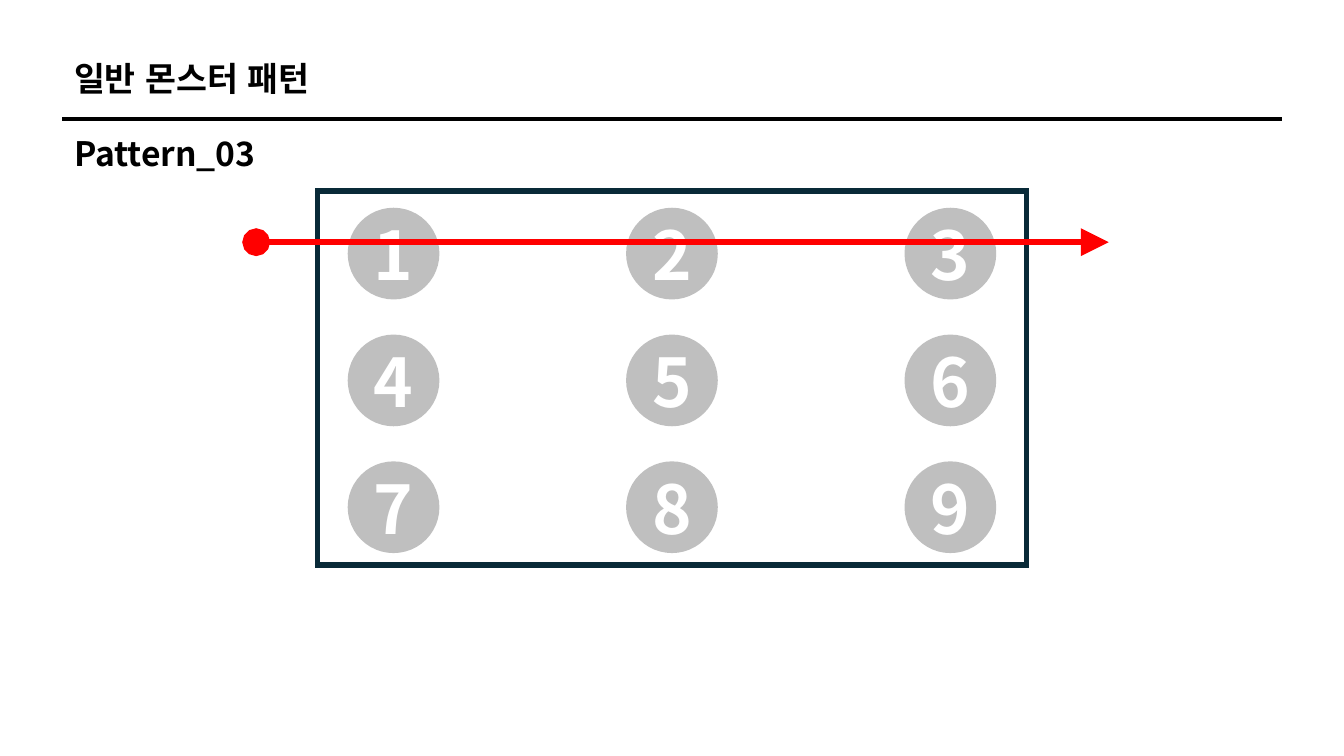
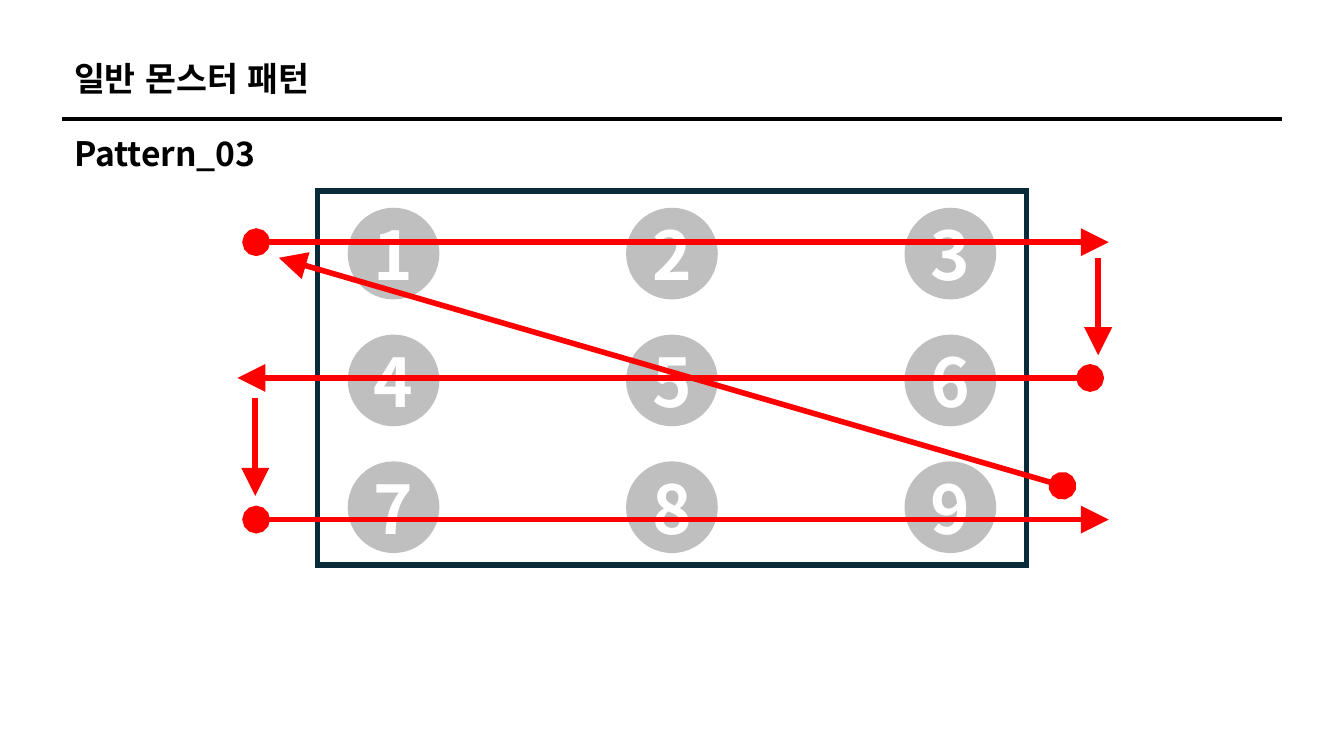
Before and after one commit to ikarijaeyoung/Project_SkyPower, a slide deck: slide 52 of Project_Design/백승헌/전투기획.pptx. Drawn at 1344x756 pixels with LibreOffice and Linux fonts; fonts in the diff are those of the drawing. Boxes give left, top, right and bottom in pixels: in the first picture for what was removed or moved away, otherwise in the second. Text is boxed around its words. In the diff, an @@ line names an element or a change of style, - is before the commit and + after.

```diff
--- a/Project_Design/백승헌/전투기획.pptx
+++ b/Project_Design/백승헌/전투기획.pptx
@@ freeform shape added at [276, 258, 1063, 497], outline #FF0000 4 pt @@
@@ arrow added from (1098, 258) to (1098, 355), #FF0000 4 pt @@
@@ freeform shape added at [238, 378, 1091, 378], outline #FF0000 4 pt @@
@@ arrow added from (255, 398) to (255, 496), #FF0000 4 pt @@
@@ freeform shape added at [256, 519, 1109, 519], outline #FF0000 4 pt @@
```
Also in this commit, not shown: 9 other slides changed, 6 slides removed.
